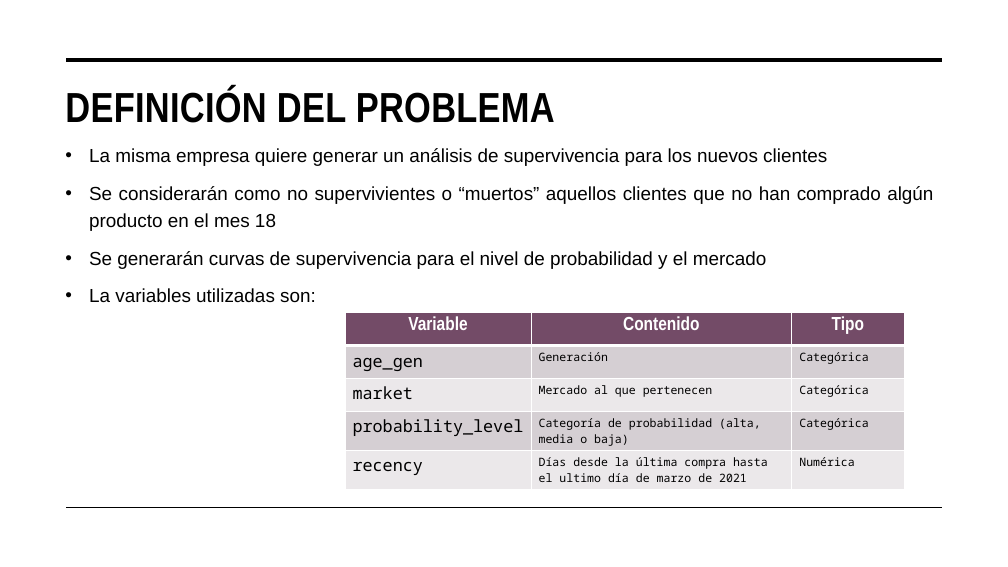
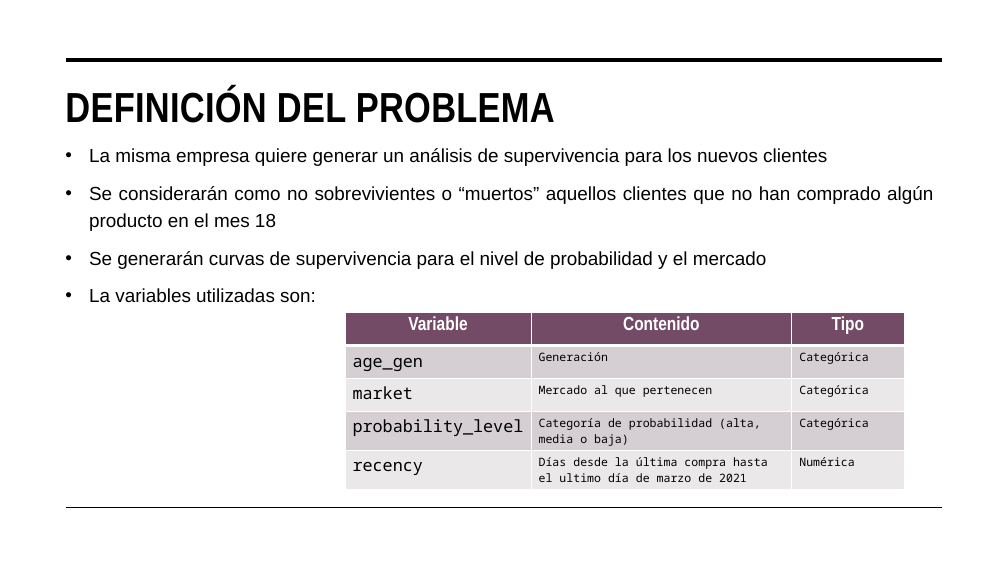
Before and after one commit to JManuelHaces/ProyectoFinal_AnalisisRegresion, a slide deck: slide 12 of Presentación_Final.pptx. Drawn at 1008x567 pixels with LibreOffice and Linux fonts; fonts in the diff are those of the drawing. Boxes give left, top, right and bottom in pixels: in the first picture for what was removed or moved away, otherwise in the second. Text is boxed around its words. In the diff, an @@ line names an element or a change of style, - is before the commit and + after.

```diff
--- a/Presentación_Final.pptx
+++ b/Presentación_Final.pptx
@@ text at [89, 186, 933, 231]: text changed @@
-• Se considerarán como no supervivientes o “muertos” aquellos clientes que no han comprado algún producto en el mes 18
+• Se considerarán como no sobrevivientes o “muertos” aquellos clientes que no han comprado algún producto en el mes 18
```
Also in this commit, not shown: 2 other slides changed.
